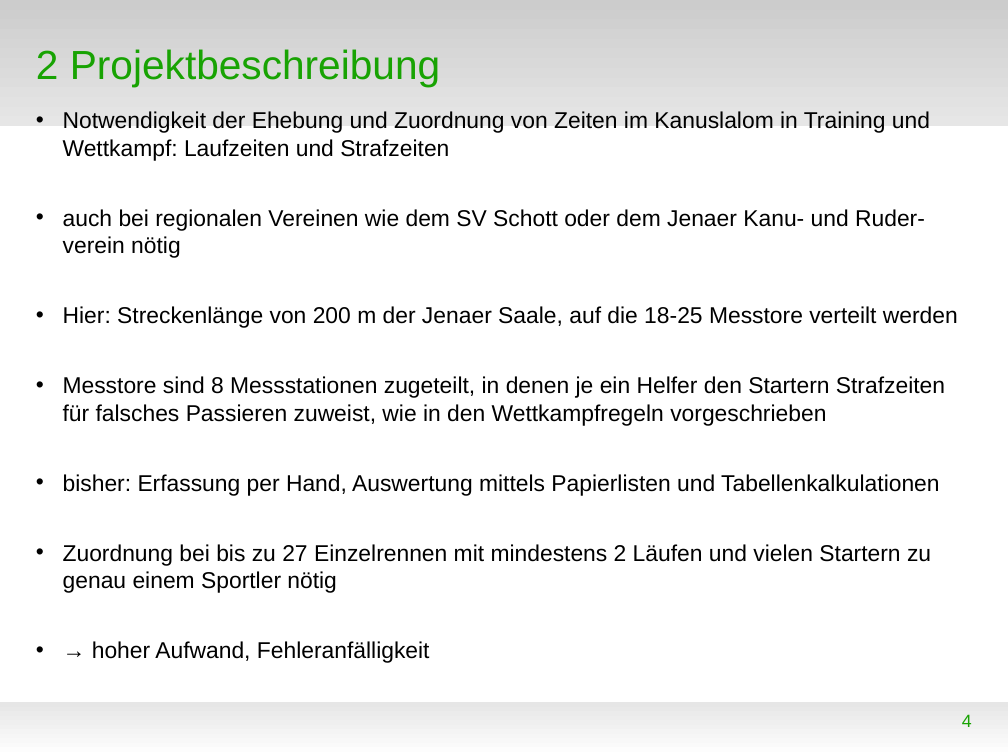
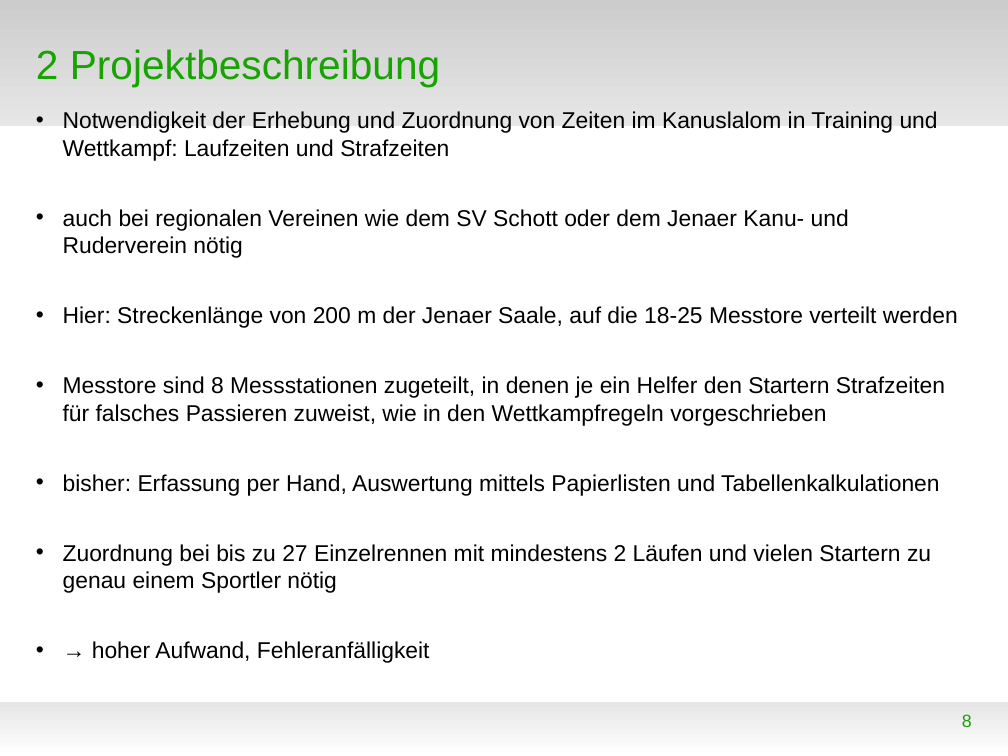
Before and after one commit to WorldofJARcraft/Kanu-s.a.M., a slide deck: slide 8 of Präsentation/Präsentation.odp (slide 4 before the commit). Drawn at 1008x756 pixels with LibreOffice and Linux fonts; fonts in the diff are those of the drawing; background and template pictures are left out. Boxes give left, top, right and bottom in pixels: in the first picture for what was removed or moved away, otherwise in the second. Text is boxed around its words. In the diff, an @@ line names an element or a change of style, - is before the commit and + after.

```diff
--- a/Präsentation/Präsentation.odp
+++ b/Präsentation/Präsentation.odp
@@ text at (63, 111, 938, 258): text changed @@
-• Notwendigkeit der Ehebung und Zuordnung von Zeiten im Kanuslalom in Training und Wettkampf: Laufzeiten und Strafzeiten
-• auch bei regionalen Vereinen wie dem SV Schott oder dem Jenaer Kanu- und Ruder-verein nötig
+• Notwendigkeit der Erhebung und Zuordnung von Zeiten im Kanuslalom in Training und Wettkampf: Laufzeiten und Strafzeiten
+• auch bei regionalen Vereinen wie dem SV Schott oder dem Jenaer Kanu- und Ruderverein nötig
@@ page number at (962, 714, 972, 727): text changed @@
-4
+8
```
Also in this commit, not shown: 8 other slides changed, 43 slides added, 5 slides removed, 6 other files.
